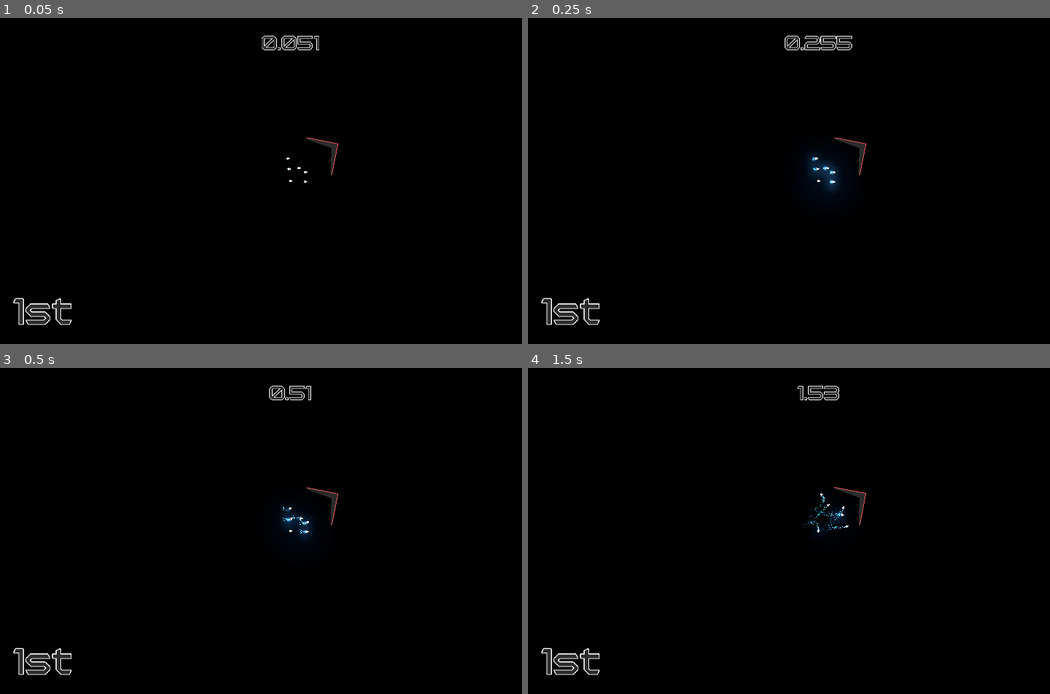
Above: before the commit, frames 1-4 (two rows, left to right).
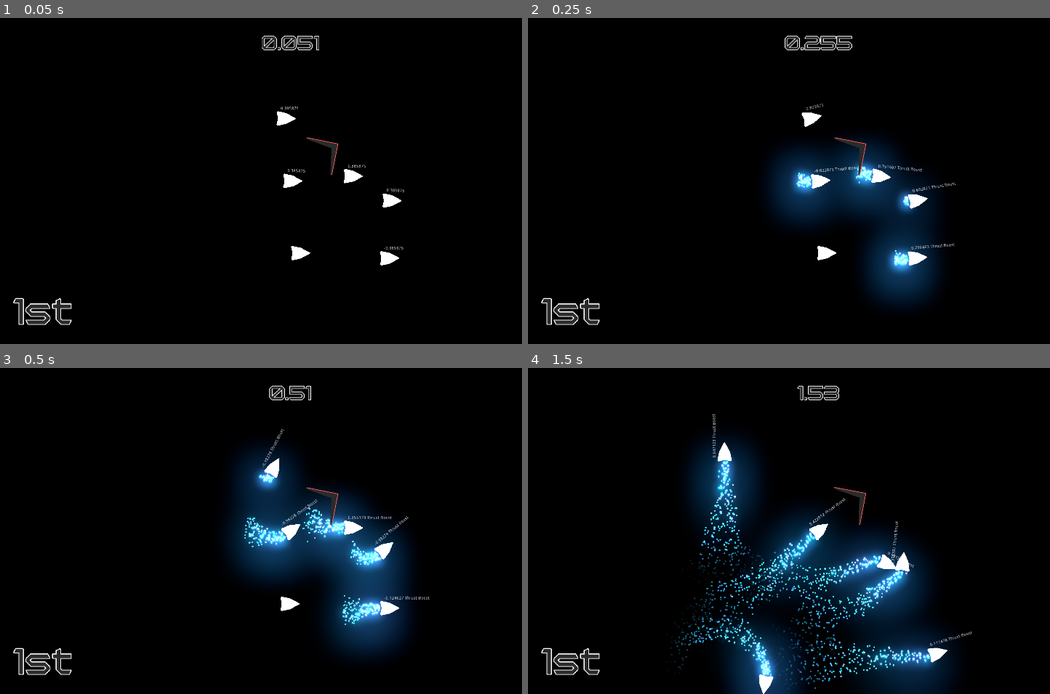
Above: after the commit, the same moments.

Repository: Insta-x/boost-racer
Game: Godot game, scene res://Src/Game.tscn
The game is run twice, just before and just after one commit, with the same random seed, the same clock (stepped at 60 frames per second) and the same inputs.
Inputs:
- Up to frame 1 (0.05 s): no input
- Up to frame 2 (0.25 s): no input
- Up to frame 3 (0.5 s): no input
- Up to frame 4 (1.5 s): hold D (turn_right) 0.53-1.28 s; hold Shift (boost) 0.53-1.28 s; hold Space (brake) from 1.28 s (still down); tap Shift (boost) at 1.35 s

The runs differ from the first frame. In frame 1, 0.7% of the frame differs, in the area x 52-78%, y 27-76%; in frame 2, 9.6%; in frame 3, 13%; in frame 4, 20%, in the area x 27-86%, y 14-100%.

Commit message:
fix fix fix

Diff:
--- a/Src/GameWorld.tscn
+++ b/Src/GameWorld.tscn
@@ -102,13 +102,6 @@
 [node name="PlayerRacer" parent="." instance=ExtResource( 2 )]
 position = Vector2( 177, 8817 )
 
-[node name="Camera2D" type="Camera2D" parent="PlayerRacer"]
-current = true
-zoom = Vector2( 6, 6 )
-__meta__ = {
-"_edit_lock_": true
-}
-
 [node name="FinishArea2D" parent="." instance=ExtResource( 4 )]
 position = Vector2( 13504, -64 )
 
@@ -181,7 +174,7 @@
 position = Vector2( 8168, 7230 )
 
 [node name="Position2D32" type="Position2D" parent="PathFinder/Nodes" index="20"]
-position = Vector2( 3754, 7194 )
+position = Vector2( 3744, 7174 )
 
 [node name="Position2D36" type="Position2D" parent="PathFinder/Nodes" index="21"]
 position = Vector2( 3874, 6193 )
@@ -373,6 +366,12 @@
 [node name="EnemyRacer" parent="PathFinder" instance=ExtResource( 1 )]
 position = Vector2( 151, 8578 )
 
+[node name="Camera2D" type="Camera2D" parent="PathFinder/EnemyRacer"]
+current = true
+__meta__ = {
+"_edit_lock_": true
+}
+
 [node name="EnemyRacer2" parent="PathFinder" instance=ExtResource( 1 )]
 position = Vector2( 471, 8834 )
 
--- a/Src/Lee/PathFinder.gd
+++ b/Src/Lee/PathFinder.gd
@@ -16,7 +16,7 @@
 func cekwall(racer: EnemyRacer) -> void:
 	# cek apa bs ke nextnext?
 	var X : Vector2 = (arr[racer.nextnext].position - racer.position).normalized().rotated(PI/2)
-	for x in [-50, 0, 50]:
+	for x in [-35, 0, 35]:
 		var pos = racer.position + X * x
 		raycast.position = pos
 		raycast.cast_to = arr[racer.nextnext].position - pos
@@ -28,7 +28,7 @@
 
 	# cek udh gbs ke next
 	var flag = 0
-	for x in [-50, 0, 50]:
+	for x in [-35, 0, 35]:
 		var pos = racer.position + X * x
 		raycast.position = pos
 		raycast.cast_to = arr[racer.next].position - pos
--- a/Src/Racer/EnemyRacer.gd
+++ b/Src/Racer/EnemyRacer.gd
@@ -18,16 +18,16 @@
 var turn_history := []
 
 var targetpos := Vector2.ZERO
-var targetspeed := 650
+var targetspeed := 750
 func _ready():
 	pass # Replace with function body.
 
 func calc_target_velocity():
 	if next == -1: return
-	targetpos = get_parent().arr[next].position
+	targetpos = get_parent().arr[next].position + (get_parent().arr[nextnext].position - get_parent().arr[next].position).normalized() * 50 - linear_velocity.normalized() * 50
 	target_velocity = (targetpos - position).normalized() * targetspeed#position.distance_to(targetpos))
-	if position.distance_to(targetpos) / targetspeed < 1:
-		target_velocity *= position.distance_to(targetpos) / targetspeed
+	#if position.distance_to(targetpos) / targetspeed < 0.5:
+	#	target_velocity *= position.distance_to(targetpos) / targetspeed
 
 func _physics_process(delta:float) -> void:
 	calc_target_velocity()
@@ -41,7 +41,7 @@
 	braking = false
 	#boosting = true
 	#$Target.cast_to = target_velocity + adjust_velocity #debugging purpose
-	$Target.cast_to = targetpos - position
+	$Target.cast_to = adjust_velocity
 	var target_rotation := (target_velocity + adjust_velocity - linear_velocity).angle()
 	var drot := (target_rotation - rotation)
 	if drot < 0: drot += PI * 2
@@ -54,7 +54,7 @@
 
 	# braking
 	var vrot = linear_velocity.angle_to(target_velocity + adjust_velocity)
-	braking = (deg2rad(45) < vrot and vrot < deg2rad(360-45)) and linear_velocity.length() > 50 or linear_velocity.length() - (target_velocity + adjust_velocity).length() > -30
+	braking = (deg2rad(30) < vrot and vrot < deg2rad(360-30)) and linear_velocity.length() > 50 or linear_velocity.length() - (target_velocity + adjust_velocity).length() > -30
 
 	# boosting
 	#boosting = false
@@ -63,7 +63,7 @@
 	#		boost()
 
 	# thrusting
-	if PI/2 < deg2rad(90-45) and drot < deg2rad(270+45):
+	if deg2rad(45) < drot and drot < deg2rad(360-45):
 		thrusting = false
 		return
 
@@ -100,9 +100,9 @@
 	if raycastF.is_colliding():
 		adjust_velocity += raycastF.get_collision_normal().normalized() * (linear_velocity.length() - raycastF.get_collision_point().distance_to(global_position))
 	var d = linear_velocity.angle_to(targetpos-position)
-	if (d < deg2rad(15) or d > deg2rad(360-15)) and linear_velocity.length() > 50:
-		if (targetpos-position).length() / linear_velocity.length() < 1 + ADJRATE / 3:
-			adjust_velocity += (get_parent().arr[nextnext].position - position).normalized() * targetspeed * 0.5 - target_velocity * 0.5
+	if (d < deg2rad(45) or d > deg2rad(360-45)) and linear_velocity.length() > 50:
+		if (targetpos-position).length() / linear_velocity.length() / cos(d) < ADJRATE:
+			adjust_velocity += (get_parent().arr[nextnext].position - position).normalized() * linear_velocity.length() * 0.5 - target_velocity * 0.5
 
 
 func debug() -> void:
